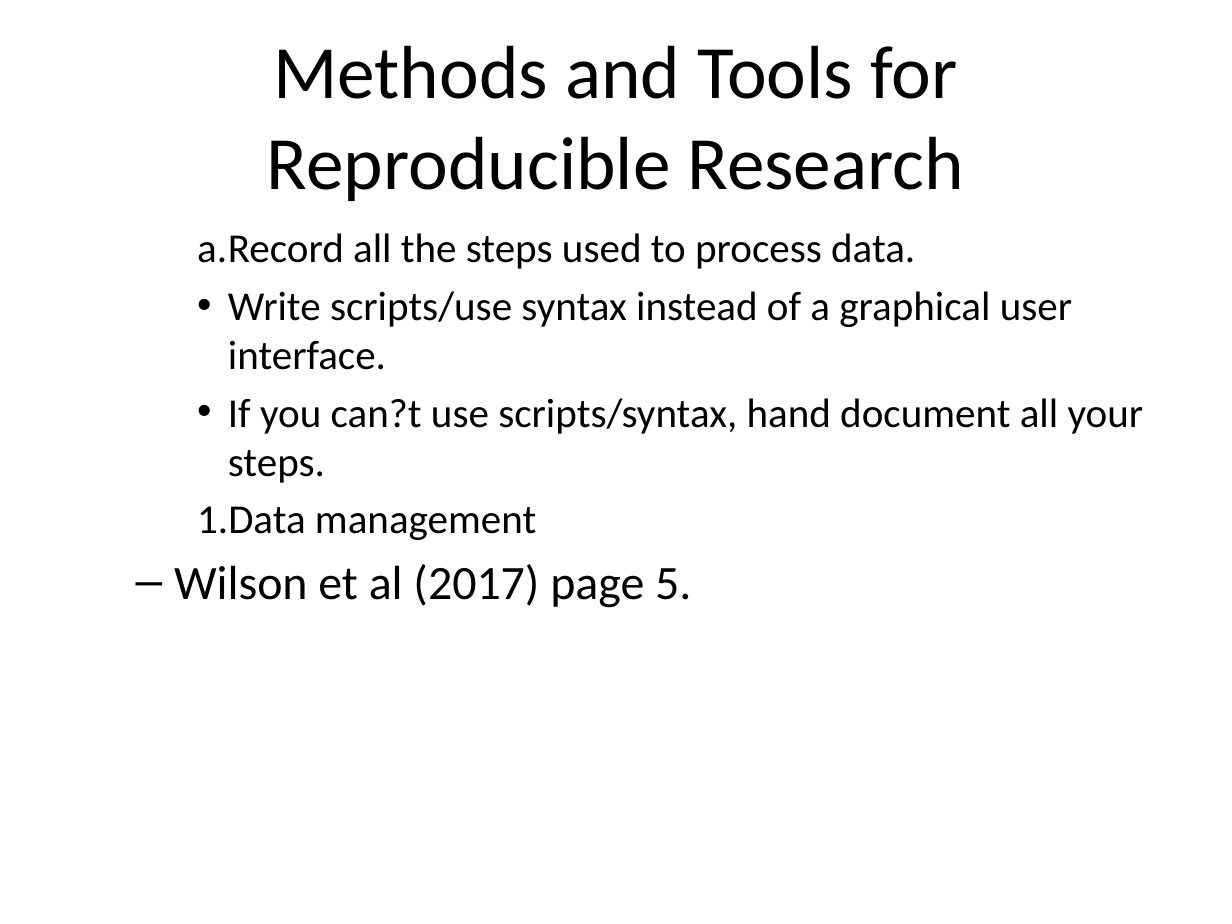
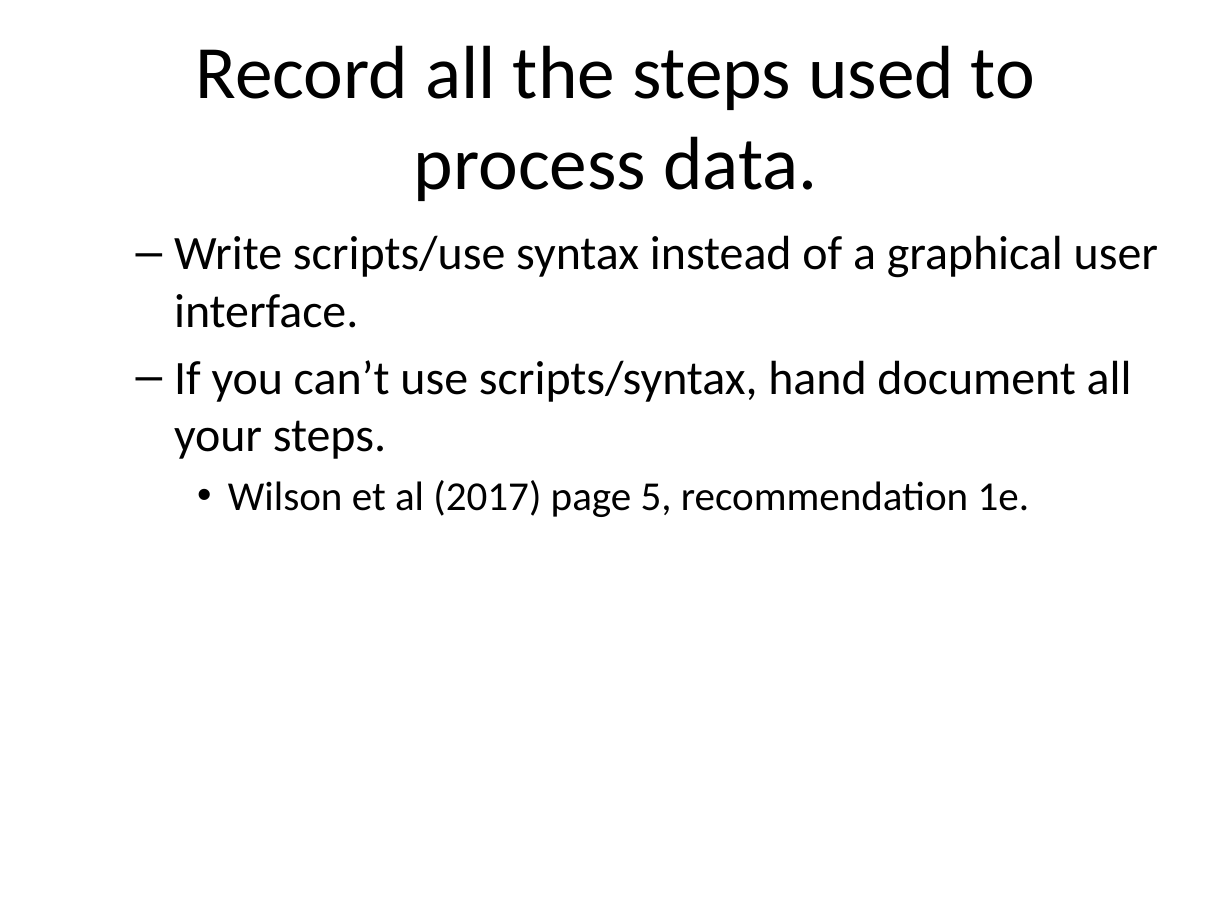
Before and after one commit to pmean/introduction-to-SAS, a slide deck: slide 17 of basics0/src/reproducible-research.pptx (slide 16 before the commit). Drawn at 1232x924 pixels with LibreOffice and Linux fonts; fonts in the diff are those of the drawing. Boxes give left, top, right and bottom in pixels: in the first picture for what was removed or moved away, otherwise in the second. Text is boxed around its words. In the diff, an @@ line names an element or a change of style, - is before the commit and + after.

```diff
--- a/basics0/src/reproducible-research.pptx
+++ b/basics0/src/reproducible-research.pptx
@@ title at box(196, 45, 1035, 201): text changed @@
-Methods and Tools for Reproducible Research
+Record all the steps used to process data.
@@ text at box(174, 235, 1158, 328): size 24 to 28 pt in "Write scripts/use syntax instead of a graphical ..."; bullet • to –; list level 3 to 2 in "Write scripts/use syntax instead of ..." @@
@@ text at box(197, 233, 915, 269): paragraph removed @@
-    a. Record all the steps used to process data.
@@ text at box(174, 360, 1132, 517): text changed; size 24 to 28 pt @@
-    • If you can?t use scripts/syntax, hand document all your steps.
-    1. Data management
-  – Wilson et al (2017) page 5.
+  – If you can’t use scripts/syntax, hand document all your steps.
+    • Wilson et al (2017) page 5, recommendation 1e.
```
Also in this commit, not shown: 21 other slides changed, 5 slides added, 4 slides removed, 8 other files.
